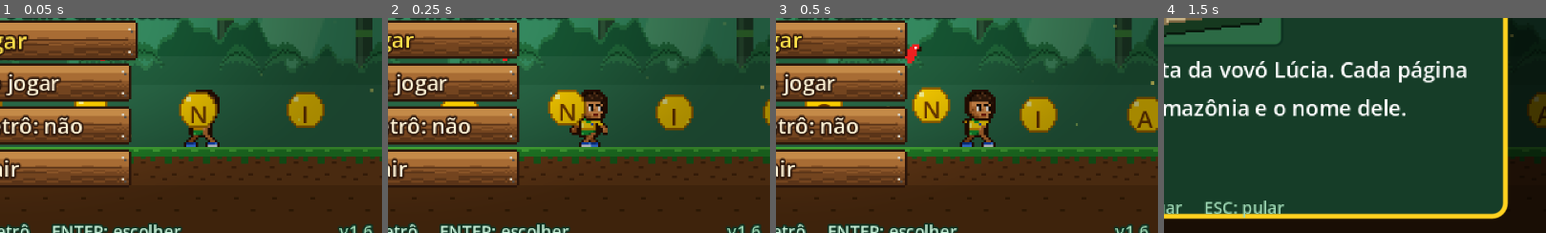
Above: before the commit, frames 1-4 (left to right).
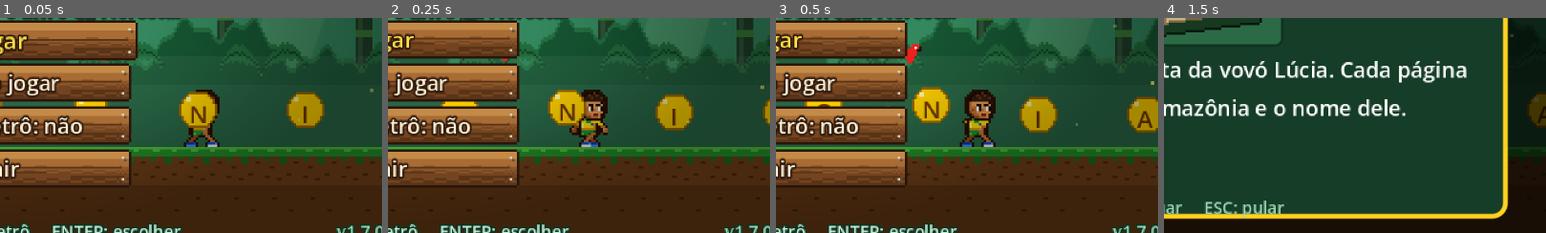
Above: after the commit, the same moments.

Repository: RicardoFissmer/leo-na-amazonia
Game: Godot game, scene res://scenes/main.tscn
The game is run twice, just before and just after one commit, with the same random seed, the same clock (stepped at 60 frames per second) and the same inputs.
Inputs (mouse positions are % of the whole screen's width and height, from its top left):
- Up to frame 1 (0.05 s): no input
- Up to frame 2 (0.25 s): no input
- Up to frame 3 (0.5 s): no input
- Up to frame 4 (1.5 s): click "Jogar" at 0.5 s; tap Enter (confirmar) at 1.25, 1.35 s; move the mouse to (72, 45) at 1.27 s; hold Right (direita) from 1.28 s (still down); click (72, 45) at 1.42 s
The pictures show only the part of the screen within x 50-100%, y 50-100%; the shares and areas given below are measured in that part.

The runs differ from the first frame. In frame 1, 0.3% of the frame differs, in the area x 88-100%, y 96-100%; in frame 2, 0.3%; in frame 3, 0.3%; in frame 4, nothing differs.

Commit message:
chore: atualiza a versão exibida no menu para v1.7.0
Co-Authored-By: Claude Opus 5.5 <noreply@anthropic.com>

Diff:
--- a/scripts/titulo.gd
+++ b/scripts/titulo.gd
@@ -4,7 +4,7 @@
 
 signal jogar
 
-const VERSAO := "v1.6"
+const VERSAO := "v1.7.0"
 const COR_TEXTO := Color("fff3d6")
 const COR_FOCO := Color("ffe14a")
 const COR_CONTORNO := Color("2a150a")
